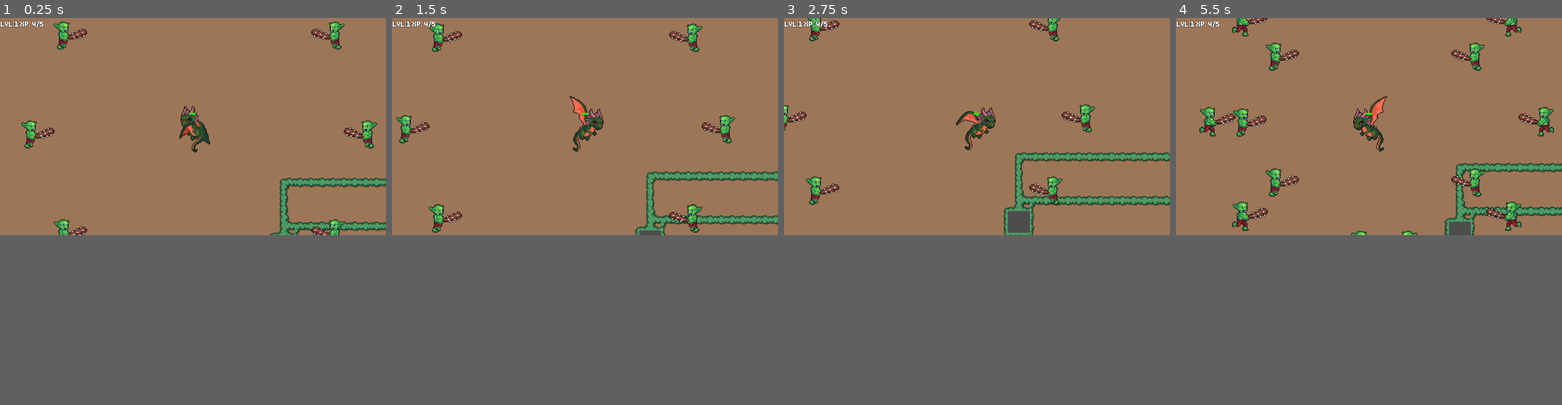
Above: before the commit, frames 1-4 (left to right).
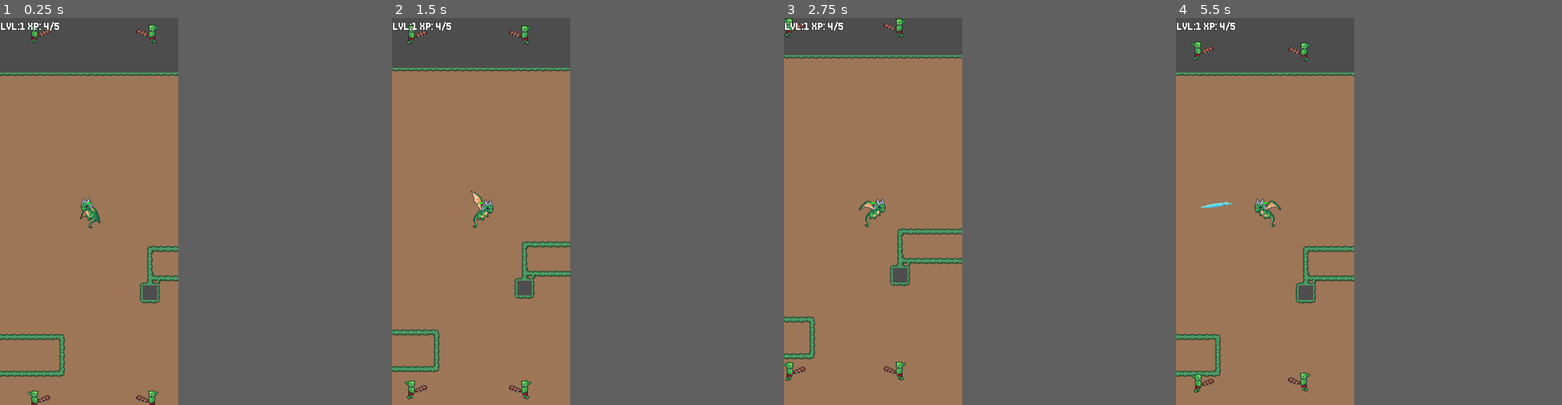
Above: after the commit, the same moments.

Repository: Loupax/vampire-survivors
Game: Godot game, scene res://World.tscn
The game is run twice, just before and just after one commit, with the same random seed, the same clock (stepped at 60 frames per second) and the same inputs.
Inputs:
- Up to frame 1 (0.25 s): no input
- Up to frame 2 (1.5 s): hold Right (right) 0.53-1.28 s; hold Down (down) from 1.28 s (still down)
- Up to frame 3 (2.75 s): release Down (down) at 2.03 s; hold Right (right) from 2.03 s (still down)
- Up to frame 4 (5.5 s): release Right (right) at 2.78 s; hold Up (up) 2.78-3.53 s; hold Left (left) 3.53-5.03 s; tap Space (pause_toggle, bound only after the commit) at 4.15 s; hold Down (down) from 5.03 s (still down)
In our replay, the window is 799x449 before the commit and 369x800 after it. These sizes can differ from the game's own. Grey fills any space a smaller window leaves; there, only what the larger window draws over its background counts as a difference.

The runs differ from the first frame. In frame 1, 12% of the frame differs, in the area x 0-100%, y 0-100%; in frame 2, 12%; in frame 3, 11%; in frame 4, 13%, in the area x 0-100%, y 0-97%.

Commit message:
Set default resolution to something mobile friendly. Fixed animations

Diff:
--- a/World.tscn
+++ b/World.tscn
@@ -230,7 +230,7 @@
 position = Vector2(283, 159)
 
 [node name="Camera2D" type="Camera2D" parent="World/Node2D/DefaultPC"]
-zoom = Vector2(2.04, 2.04)
+scale = Vector2(0.80896, 1.06768)
 
 [node name="Timer" type="Timer" parent="World"]
 wait_time = 5.0
--- a/entities/Player Character.tscn
+++ b/entities/Player Character.tscn
@@ -81,7 +81,6 @@
 health = 10.0
 
 [node name="AnimatedSprite2D" type="AnimatedSprite2D" parent="."]
-self_modulate = Color(1, 0.56, 0.56, 1)
 position = Vector2(2, -18)
 sprite_frames = SubResource("SpriteFrames_srpue")
 animation = &"idle"
--- a/entities/collectibles/xp_collectible.gd
+++ b/entities/collectibles/xp_collectible.gd
@@ -11,4 +11,4 @@
 
 func _process(delta: float) -> void:
 	if player != null:
-		position = position.move_toward(player.position, speed)
+		position = position.move_toward(player.position, speed*delta)
--- a/entities/collectibles/xp_collectible.tscn
+++ b/entities/collectibles/xp_collectible.tscn
@@ -80,7 +80,7 @@
 collision_layer = 4
 collision_mask = 0
 script = ExtResource("1_pcgt7")
-speed = 1
+speed = 100
 xp = 1
 
 [node name="AnimatedSprite2D" type="AnimatedSprite2D" parent="."]
--- a/entities/enemy.gd
+++ b/entities/enemy.gd
@@ -6,18 +6,21 @@
 var xp_pickup_scene: PackedScene = preload("res://entities/collectibles/xp_collectible.tscn")
 
 # Called every frame. 'delta' is the elapsed time since the previous frame.
-func _process(_delta: float) -> void:
-	var v = Vector2(0,0)
-	if playerCharacter.position.x > position.x:
-		v.x = speed
-	else:
-		v.x = -speed
+func _process(delta: float) -> void:
+	var v = Vector2(0, 0)
 
-	if playerCharacter.position.y > position.y:
-		v.y = speed
-	else:
-		v.y = -speed
-	velocity = v
+	# Calculate direction vector towards player
+	v.x = playerCharacter.position.x - position.x
+	v.y = playerCharacter.position.y - position.y
+
+	# Normalize the vector to ensure diagonal movement is not faster
+	v = v.normalized() * speed
+
+	# Apply delta to make movement frame-rate independent
+	velocity = v * delta
+
+	# Update position
+	position += velocity
 
 func set_player_character(pc: Character):
 	playerCharacter = pc
--- a/entities/player_character.gd
+++ b/entities/player_character.gd
@@ -12,16 +12,28 @@
 
 func _process(delta: float) -> void:
 	super._process(delta)
-	var v: Vector2 = Vector2(0,0)
+
+	var v: Vector2 = Vector2(0, 0)
+
 	if Input.is_action_pressed("up"):
-		v.y = -speed
+		v.y -= speed
 	if Input.is_action_pressed("down"):
-		v.y = speed
+		v.y += speed
 	if Input.is_action_pressed("left"):
-		v.x = -speed
+		v.x -= speed
 	if Input.is_action_pressed("right"):
-		v.x = speed
-	velocity = v
+		v.x += speed
+
+	# Normalize the velocity to prevent faster diagonal movement
+	if v.length() > 0:
+		v = v.normalized() * speed
+
+	# Apply frame-rate independent movement
+	velocity = v * delta
+
+	# Update the position
+	position += velocity
+
 	$Health.scale.x = float(health)/float(maxHealth)
 
 func get_required_xp(lvl):
--- a/project.godot
+++ b/project.godot
@@ -18,6 +18,11 @@
 [autoload]
 
 GlobalSignals="*res://global_signals.gd"
+
+[display]
+
+window/size/viewport_width=390
+window/size/viewport_height=844
 
 [gui]
 
@@ -55,6 +60,11 @@
 "events": [Object(InputEventKey,"resource_local_to_scene":false,"resource_name":"","device":0,"window_id":0,"alt_presse …(189 unchanged characters)…
 ]
 }
+pause_toggle={
+"deadzone": 0.5,
+"events": [Object(InputEventKey,"resource_local_to_scene":false,"resource_name":"","device":0,"window_id":0,"alt_pressed":false,"shift_pressed":false,"ctrl_pressed":false,"meta_pressed":false,"pressed":false,"keycode":0,"physical_keycode":32,"key_label":0,"unicode":0,"location":0,"echo":false,"script":null)
+]
+}
 
 [rendering]
 
--- a/resources/defence_lvl_up_option.tres
+++ b/resources/defence_lvl_up_option.tres
@@ -8,5 +8,6 @@
 "
 
 [resource]
+resource_name = "+1 DEF"
 script = SubResource("GDScript_jbfw4")
 name = "+1 DEF"
--- a/ui/level_up_screen.tscn
+++ b/ui/level_up_screen.tscn
@@ -1,17 +1,10 @@
-[gd_scene load_steps=7 format=3 uid="uid://w4qqa6c8lhf3"]
+[gd_scene load_steps=6 format=3 uid="uid://w4qqa6c8lhf3"]
 
 [ext_resource type="Script" path="res://ui/level_up_screen.gd" id="1_byjhf"]
 [ext_resource type="PackedScene" uid="uid://g1g7cm5ud8qv" path="res://ui/level_up/LevelUpButton.tscn" id="2_aa66p"]
-[ext_resource type="Script" path="res://resources/level_up_option.gd" id="3_jkoi3"]
 [ext_resource type="Resource" uid="uid://cbwhf87t21we1" path="res://resources/attack_lvl_up_option.tres" id="3_tcxkk"]
-
-[sub_resource type="Resource" id="Resource_xfblt"]
-script = ExtResource("3_jkoi3")
-name = "+1 Def"
-
-[sub_resource type="Resource" id="Resource_u8klg"]
-script = ExtResource("3_jkoi3")
-name = "+10 Max HP"
+[ext_resource type="Resource" uid="uid://btkxfrxppsupr" path="res://resources/defence_lvl_up_option.tres" id="4_crv0y"]
+[ext_resource type="Resource" uid="uid://lqbbhbe2d6ef" path="res://resources/max_hp_lvl_up_option.tres" id="5_s4ffh"]
 
 [node name="CanvasLayer" type="Control"]
 layout_mode = 3
@@ -63,12 +56,12 @@
 
 [node name="+1 Def btn" parent="VBoxContainer/ss/PanelContainer/VBoxContainer" instance=ExtResource("2_aa66p")]
 layout_mode = 2
-level_up_option = SubResource("Resource_xfblt")
+level_up_option = ExtResource("4_crv0y")
 
 [node name="+10 Max HP btn" parent="VBoxContainer/ss/PanelContainer/VBoxContainer" instance=ExtResource("2_aa66p")]
 layout_mode = 2
 size_flags_vertical = 4
-level_up_option = SubResource("Resource_u8klg")
+level_up_option = ExtResource("5_s4ffh")
 
 [node name="Spacer" type="Control" parent="VBoxContainer/ss"]
 layout_mode = 2
--- a/world.gd
+++ b/world.gd
@@ -11,7 +11,7 @@
 # Called when the node enters the scene tree for the first time.
 func _ready() -> void:
 	player.xp = 4
-	spawn_enemies_in_circle(player.position, 10, 250)
+	spawn_enemies_in_circle(player.position, 10, 422)
 	GlobalSignals.connect("level_up_option_selected", _on_level_up_screen_level_up_option_selected)
 
 
@@ -19,12 +19,18 @@
 # Called every frame. 'delta' is the elapsed time since the previous frame.
 func _process(_delta: float) -> void:
 	xp_indicator.text = "LVL:%d XP: %d/%d" % [player.level, player.xp, player.xp_till_next_level]
+
+	if Input.is_action_just_pressed("pause_toggle"):
+		if process_mode == PROCESS_MODE_DISABLED:
+			call_deferred("_unpause")
+		else:
+			call_deferred("_pause")
 	if Input.is_action_pressed("restart"):
 		get_tree().reload_current_scene()
 
 
 func _on_timer_timeout() -> void:
-	spawn_enemies_in_circle(player.position, 10, 250)
+	spawn_enemies_in_circle(player.position, 10, 422)
 
 
 func spawn_enemies_in_circle(player_position: Vector2, num_enemies: int, radius: float):
